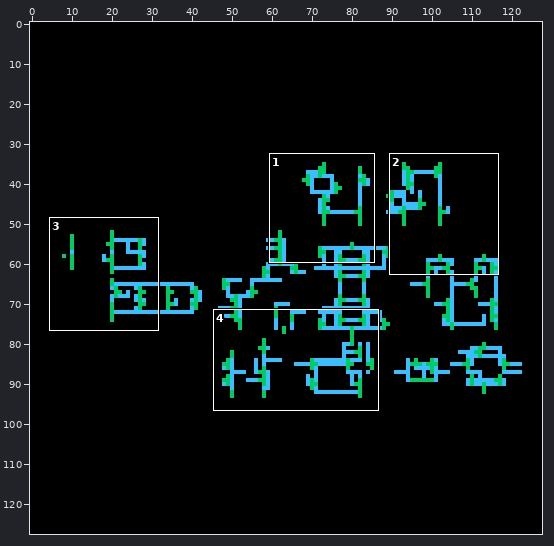
File history of a sprite sheet, RRIO_lvpp/schematic/thumbnail_128x128.png. Above: a wide view before the commit, with the close-up outlined.
Close-up. Before the commit:
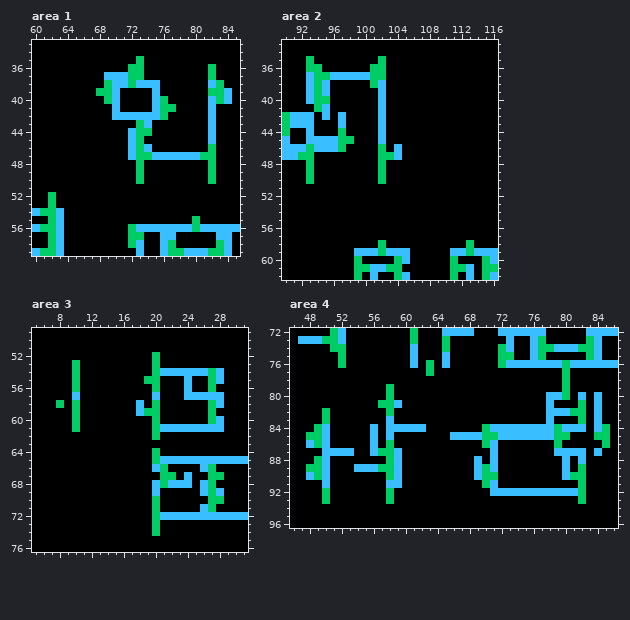
The file is 128x128 pixels. Shown: area 1: x 60..85, y 33..59; area 2: x 90..116, y 33..62; area 3: x 5..31, y 49..76; area 4: x 46..86, y 72..96. The commit also changed other parts of the picture, which this record leaves out.
And afterwards:
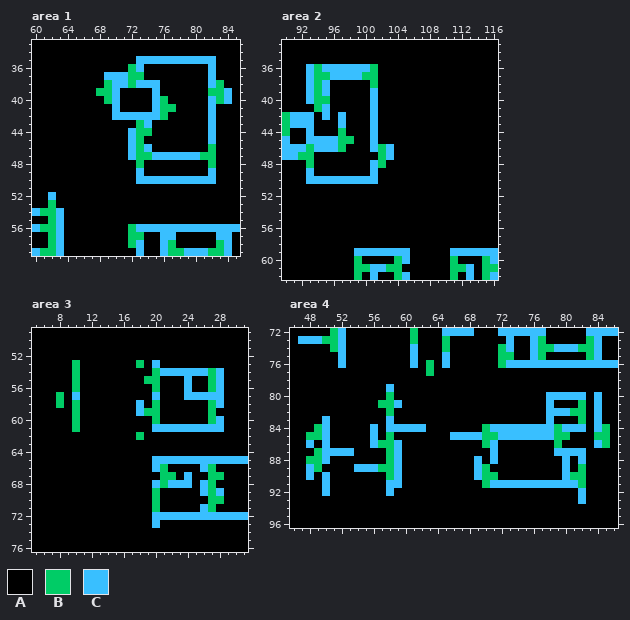
Palette (. is transparent): A #000000  B #00cc66  C #39bfff
Difference:
Area 1:
The edit turns colour B into colour A in row 55 at x 80.
The edit turns colour A into colour C in row 35 at x 74 to 82; in row 50 at x 74 to 81.
The edit turns colour B into colour C in row 35 at x 73; in row 36 at x 73 and 82; in row 37 at x 82; in rows 49 to 50 at x 73 and 82; in row 52 at x 62; in row 56 at x 80.
Area 2:
The edit turns colour B into colour A in row 35 at x 93 and 102; in rows 36 to 37 at x 102; in rows 49 to 50 at x 102; in row 58 at x 102 and 113.
The edit turns colour C into colour A in rows 38 to 45 at x 102; in rows 46 to 47 at x 104.
The edit turns colour C into colour B in row 37 at x 100.
The edit turns colour A into colour C in row 36 at x 95 to 100; in rows 39 to 45 at x 101; in row 46 at x 101 and 103; in rows 48 to 49 at x 101; in row 50 at x 94 to 101.
The edit turns colour B into colour C in row 36 at x 93; in row 47 at x 103; in rows 49 to 50 at x 93; in row 59 at x 102 and 113.
Area 3:
The edit turns colour B into colour A in row 52 at x 20; in row 62 at x 20; in row 64 at x 20; in row 74 at x 20.
The edit turns colour A into colour B in row 53 at x 18; in row 57 at x 8; in row 62 at x 18.
The edit turns colour C into colour B in row 69 at x 20.
The edit turns colour A into colour C in row 56 at x 28.
The edit turns colour B into colour C in row 53 at x 20; in row 61 at x 20; in row 65 at x 20; in rows 72 to 73 at x 20.
Area 4:
The edit turns colour B into colour A in rows 77 to 79 at x 80; in row 82 at x 50; in row 86 at x 49; in row 87 at x 57; in row 90 at x 49; in row 93 at x 50 and 58.
The edit turns colour C into colour A in row 87 at x 56 and 84; in row 89 at x 50 and 71; in row 92 at x 71 to 81.
The edit turns colour A into colour B in row 86 at x 57; in row 87 at x 49; in row 88 at x 48.
The edit turns colour C into colour B in row 85 at x 58.
The edit turns colour A into colour C in row 80 at x 81; in row 86 at x 59 and 84; in row 91 at x 72 to 81.
The edit turns colour B into colour C in rows 74 to 75 at x 52; in row 76 at x 52 and 80; in row 79 at x 58; in row 80 at x 80; in row 83 at x 50; in row 89 at x 48.
The edit turns colour B into colour C in row 92 at x 50, 58 and 82; in row 93 at x 82.
